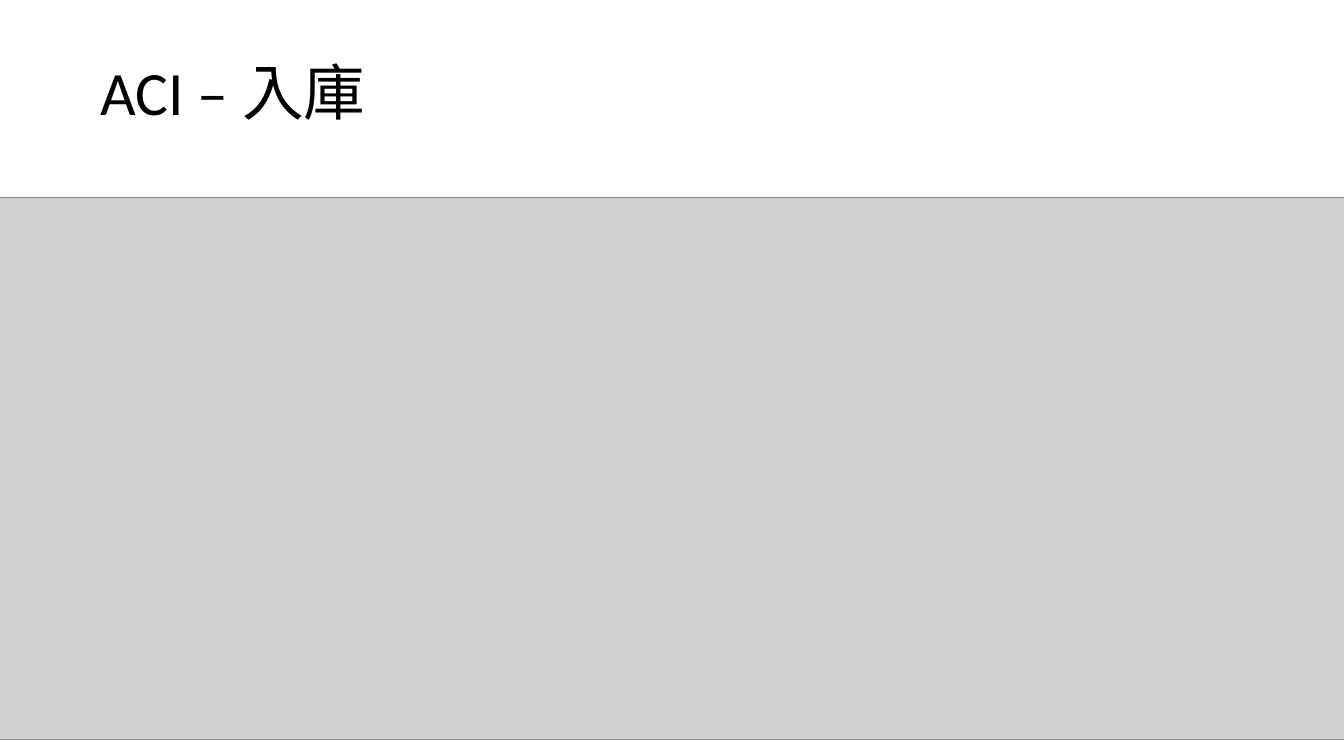
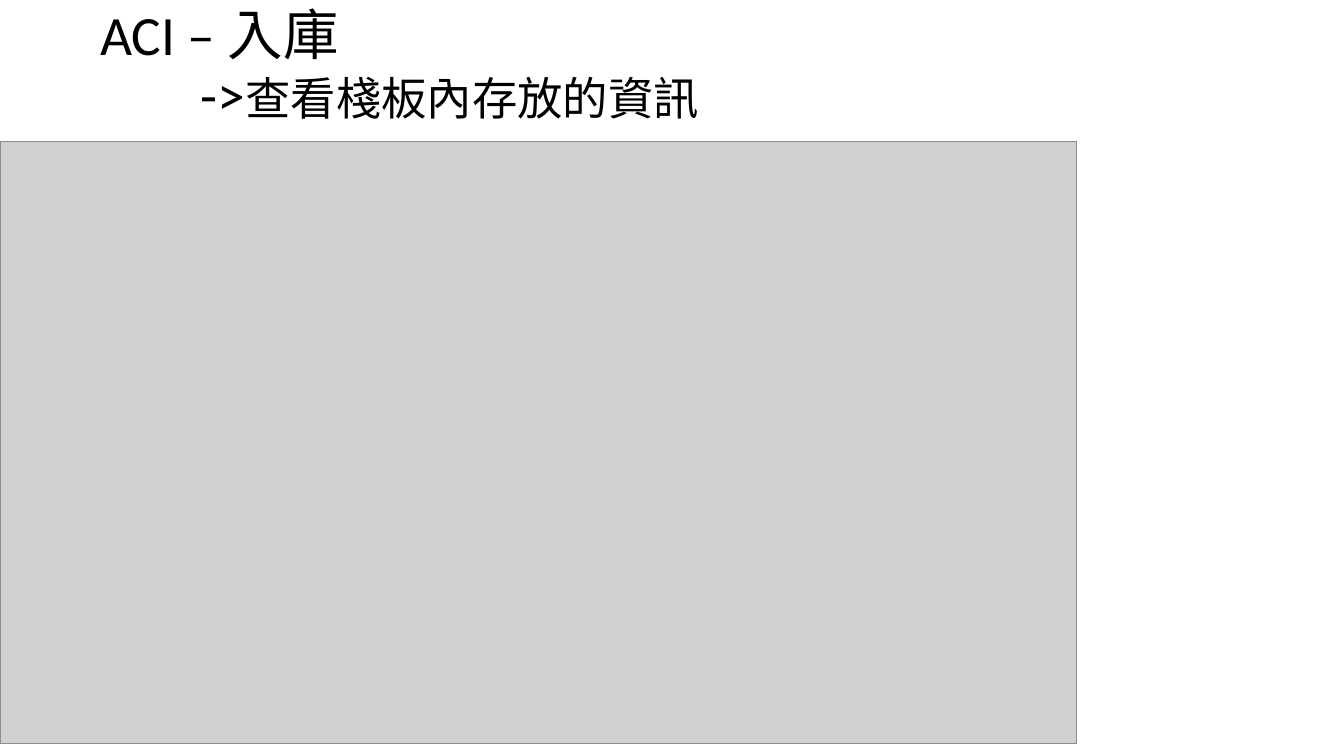
Before and after one commit to CrayHung/twoway-scanner, a slide deck: slide 17 of document/ACI庫存操作.pptx (slide 12 before the commit). Drawn at 1344x756 pixels with LibreOffice and Linux fonts; fonts in the diff are those of the drawing; grey boxes stand for pictures. Boxes give left, top, right and bottom in pixels: in the first picture for what was removed or moved away, otherwise in the second. Text is boxed around its words. In the diff, an @@ line names an element or a change of style, - is before the commit and + after.

```diff
--- a/document/ACI庫存操作.pptx
+++ b/document/ACI庫存操作.pptx
@@ title at bbox=[100, 8, 699, 119]: text changed; size 44 to 32.4 pt @@
-ACI – 入庫
+ACI – 入庫
+->查看棧板內存放的資訊
@@ picture: place and size @@
-picture at bbox=[0, 198, 1344, 739]
+picture at bbox=[0, 141, 1077, 744]
```
Also in this commit, not shown: 12 other slides changed, 11 slides added, 8 slides removed, 22 other files.
